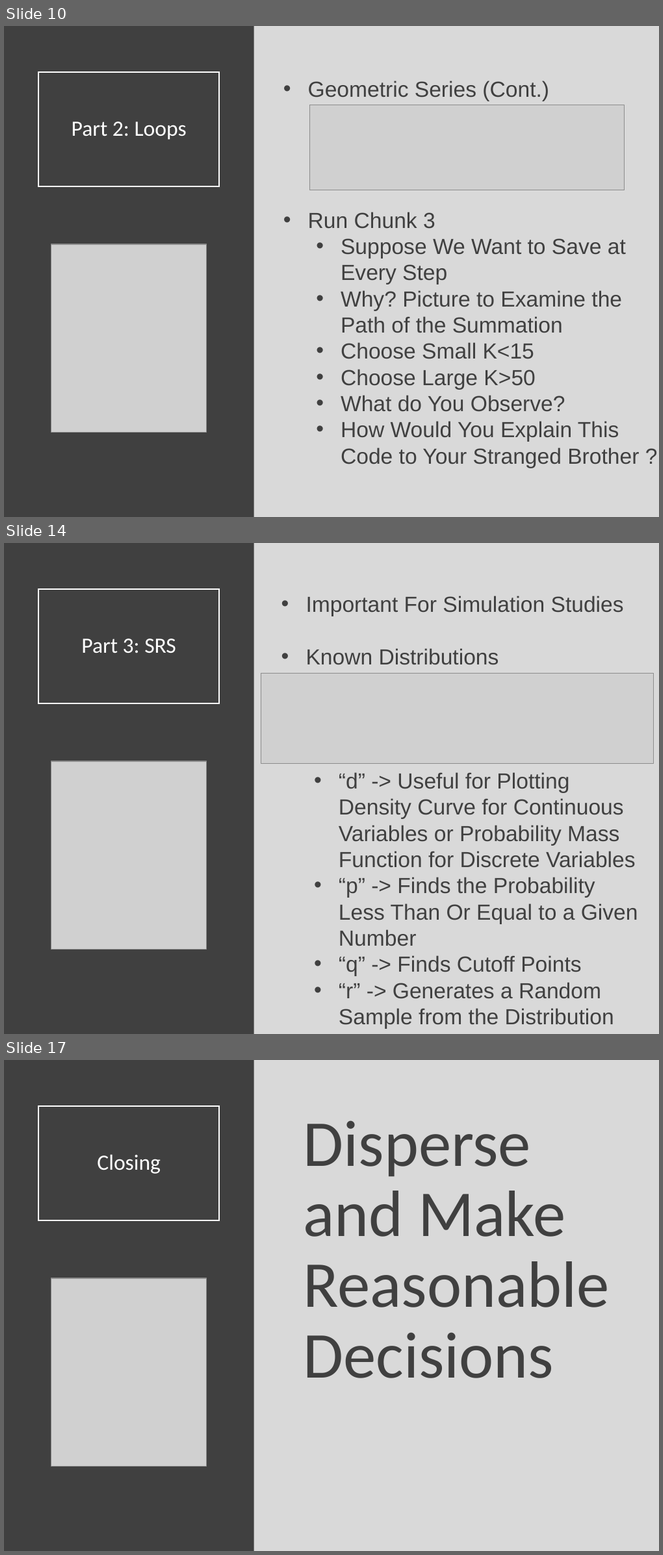
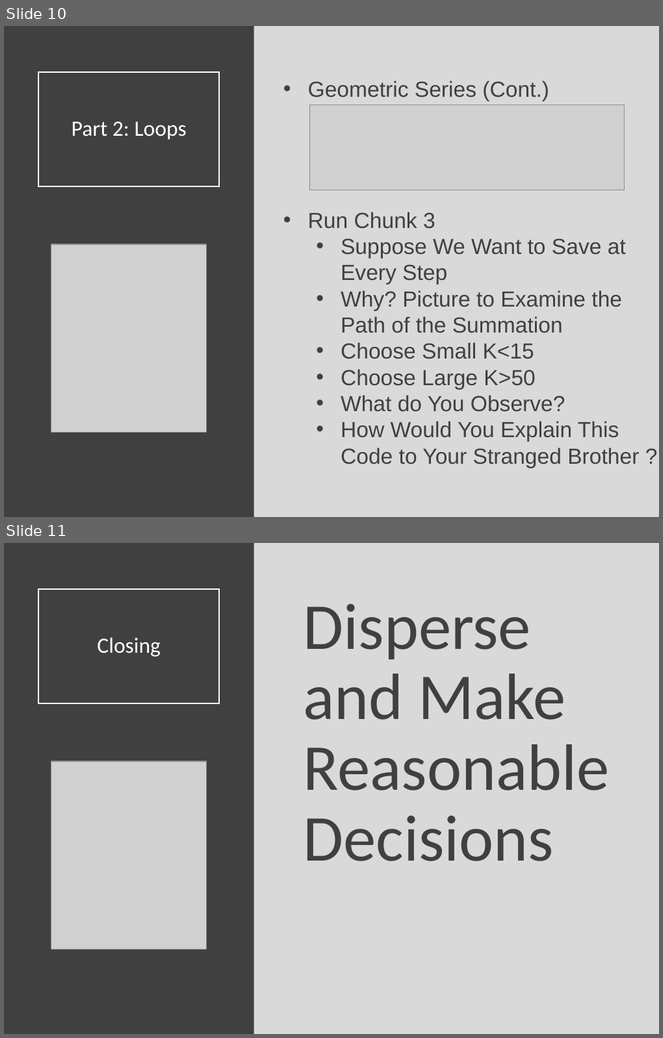
Before and after one commit to Yixf-Self/STOR320_WEBSITE, a slide deck: Lecture/Lecture 18/Lecture 18.pptx. Shown one above the other, each under a label of ours: slides 10, 14 and 17 before the commit, slides 10 and 11 after it; the slides between them are not shown. The pictures are 663x1555 and 663x1038 pixels, drawn with LibreOffice and Linux fonts; fonts in the diff are those of the drawing; grey boxes stand for pictures. Boxes give left, top, right and bottom in pixels: in the first picture for what was removed or moved away, otherwise in the second. Text is boxed around its words. In the diff, an @@ line names an element or a change of style, - is before the commit and + after.

```diff
--- a/Lecture/Lecture 18/Lecture 18.pptx
+++ b/Lecture/Lecture 18/Lecture 18.pptx
@@ slide 14 removed at [4,543,659,1034], background #D9D9D9 @@
@@ rectangle removed at [4,543,254,1034] @@
@@ title removed at [38,589,220,704] @@
-Part 3: SRS
@@ text removed at [306,596,638,1029] @@
-• Important For Simulation Studies
-• Known Distributions
-  • “d” -> Useful for Plotting Density Curve for Continuous Variables or Probability Mass Function for Discrete Variables
-  • “p” -> Finds the Probability Less Than Or Equal to a Given Number
-  • “q” -> Finds Cutoff Points
-  • “r” -> Generates a Random Sample from the Distribution
@@ picture removed at [261,674,654,764] @@
@@ picture removed at [51,761,206,949] @@
@@ what was slide 17 is now slide 11 @@
```
Also in this commit, not shown: 5 other slides removed, 10 other files.
